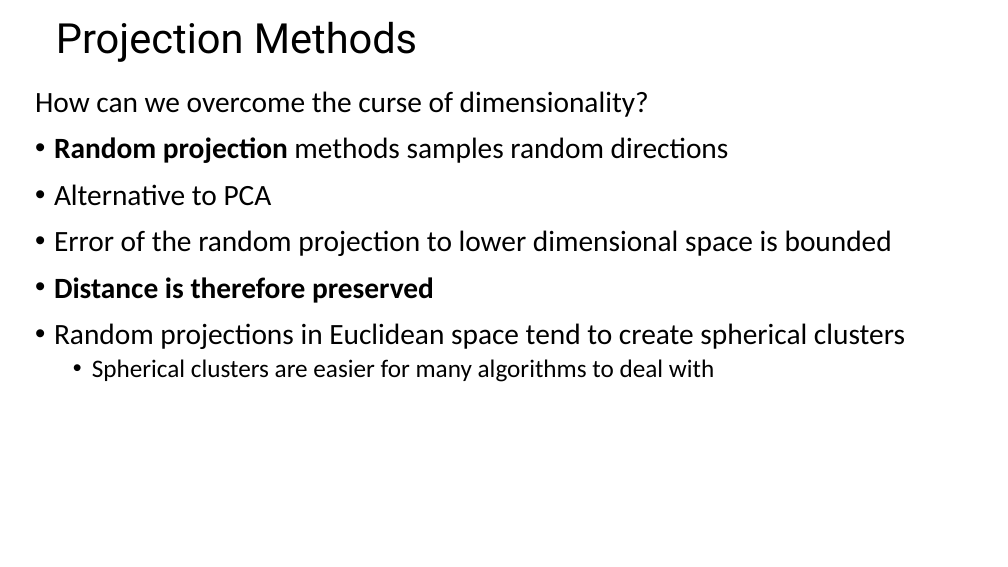
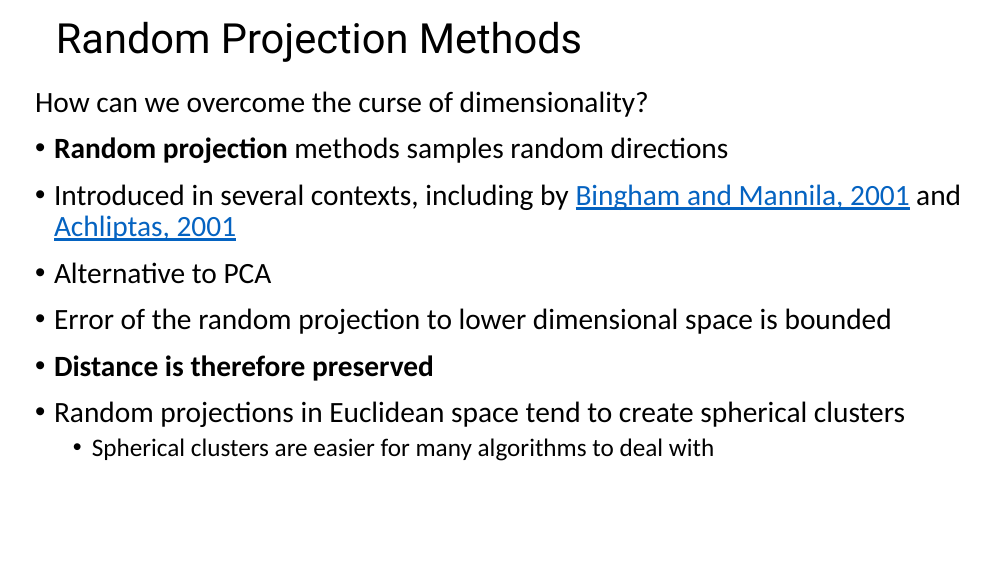
Before and after one commit to StephenElston/CSCI-E-108, a slide deck: slide 13 of slides/10_DimensionalityReduction_Part2.pptx (slide 14 before the commit). Drawn at 1008x567 pixels with LibreOffice and Linux fonts; fonts in the diff are those of the drawing. Boxes give left, top, right and bottom in pixels: in the first picture for what was removed or moved away, otherwise in the second. Text is boxed around its words. In the diff, an @@ line names an element or a change of style, - is before the commit and + after.

```diff
--- a/slides/10_DimensionalityReduction_Part2.pptx
+++ b/slides/10_DimensionalityReduction_Part2.pptx
@@ title at [56,21,582,62]: text changed @@
-Projection Methods
+Random Projection Methods
@@ text at [54,184,961,241]: paragraph added @@
+• Introduced in several contexts, including by Bingham and Mannila, 2001 and Achliptas, 2001
```
Also in this commit, not shown: 10 other slides changed, 12 slides added.
